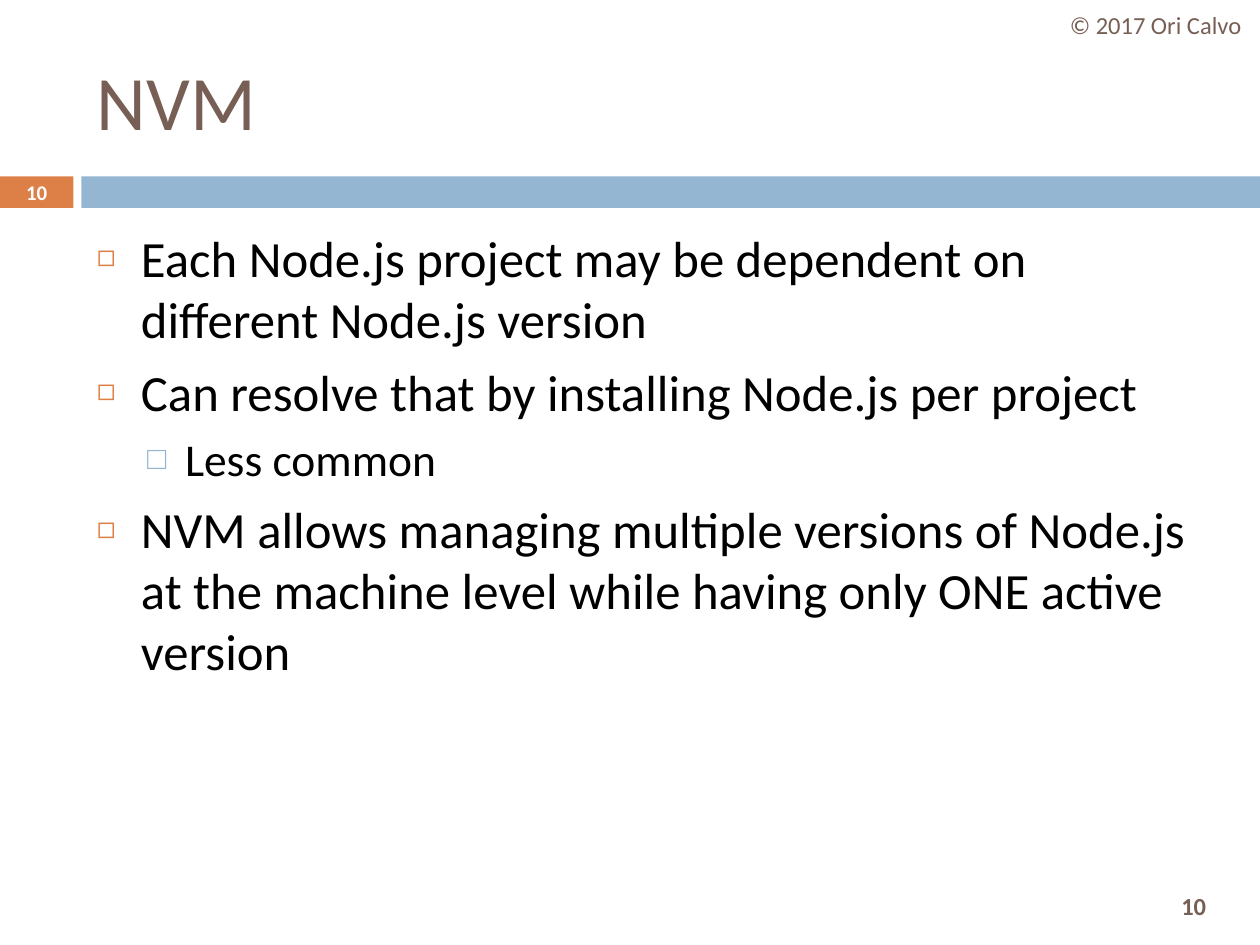
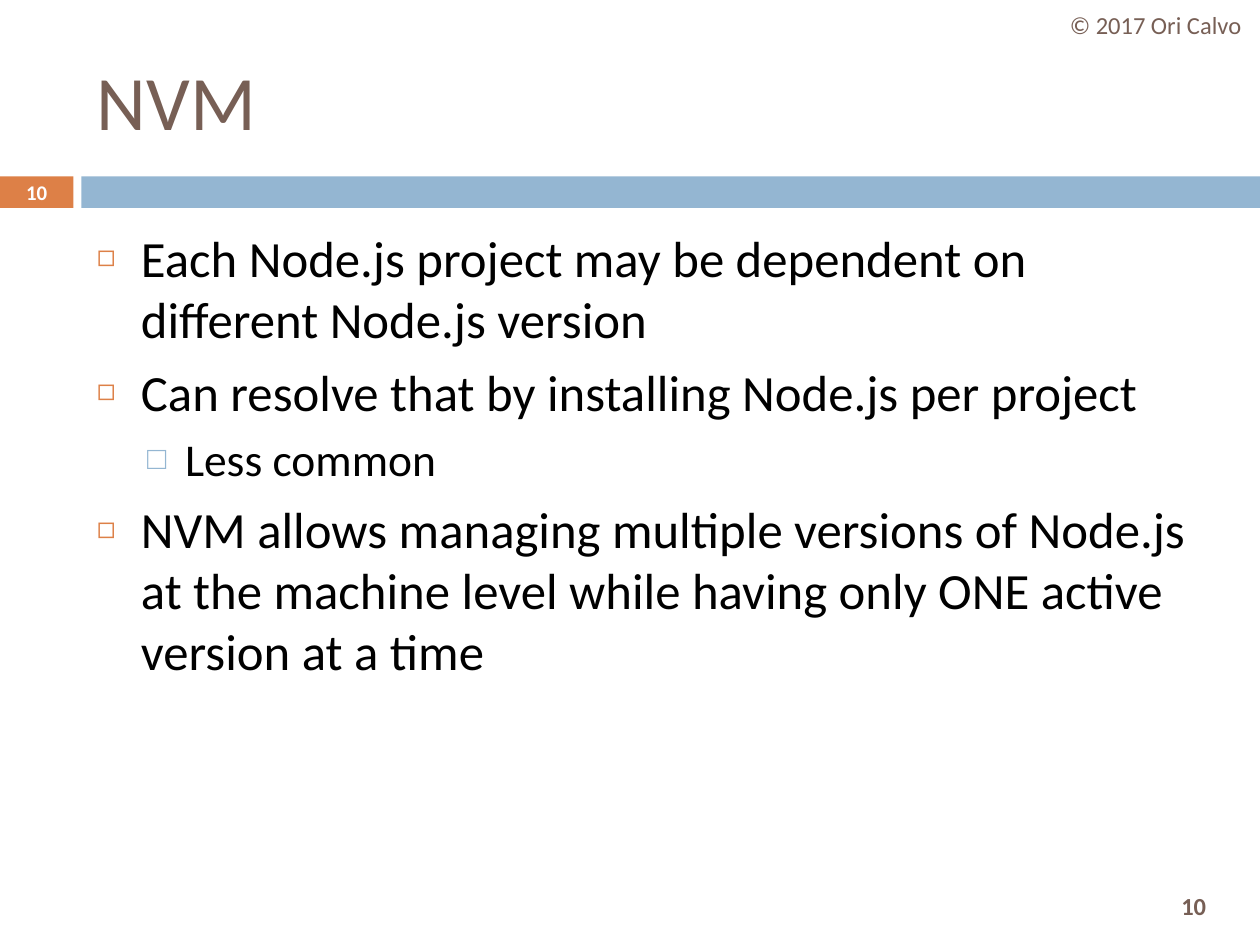
Before and after one commit to oricalvo/course-nodejs, a slide deck: slide 10 of PPTs/03 Introducing NodeJS.pptx. Drawn at 1260x945 pixels with LibreOffice and Linux fonts; fonts in the diff are those of the drawing. Boxes give left, top, right and bottom in pixels: in the first picture for what was removed or moved away, otherwise in the second. Text is boxed around its words. In the diff, an @@ line names an element or a change of style, - is before the commit and + after.

```diff
--- a/PPTs/03 Introducing NodeJS.pptx
+++ b/PPTs/03 Introducing NodeJS.pptx
@@ text at box(141, 512, 1185, 671): text changed @@
-◻ NVM allows managing multiple versions of Node.js at the machine level while having only ONE active version
+◻ NVM allows managing multiple versions of Node.js at the machine level while having only ONE active version at a time
```
Also in this commit, not shown: 12 other slides changed, 1 slide added, 27 other files.
